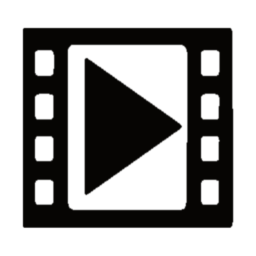
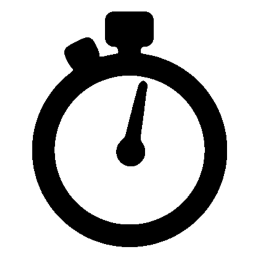
Two versions of the same layered image (w=256, h=256). Layer-by-layer changes:
added layer "Pasted Layer" above "Info White" over [31, 11, 228, 248]
hid "Media White" over [22, 27, 234, 229]
